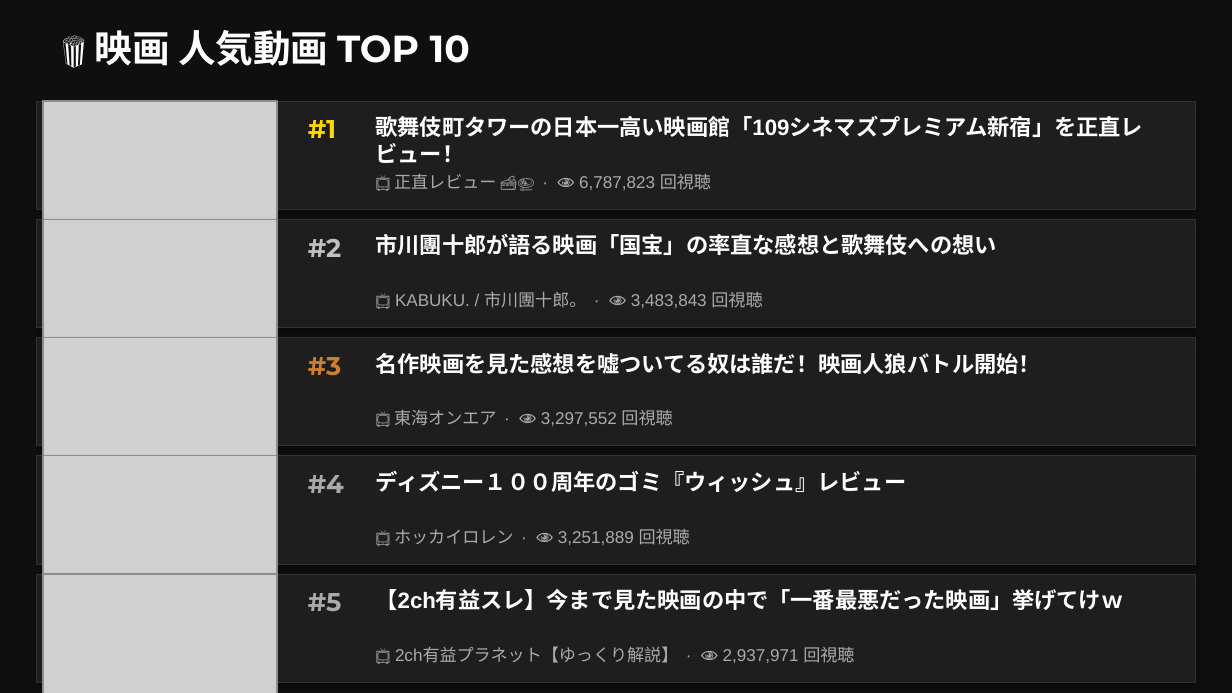
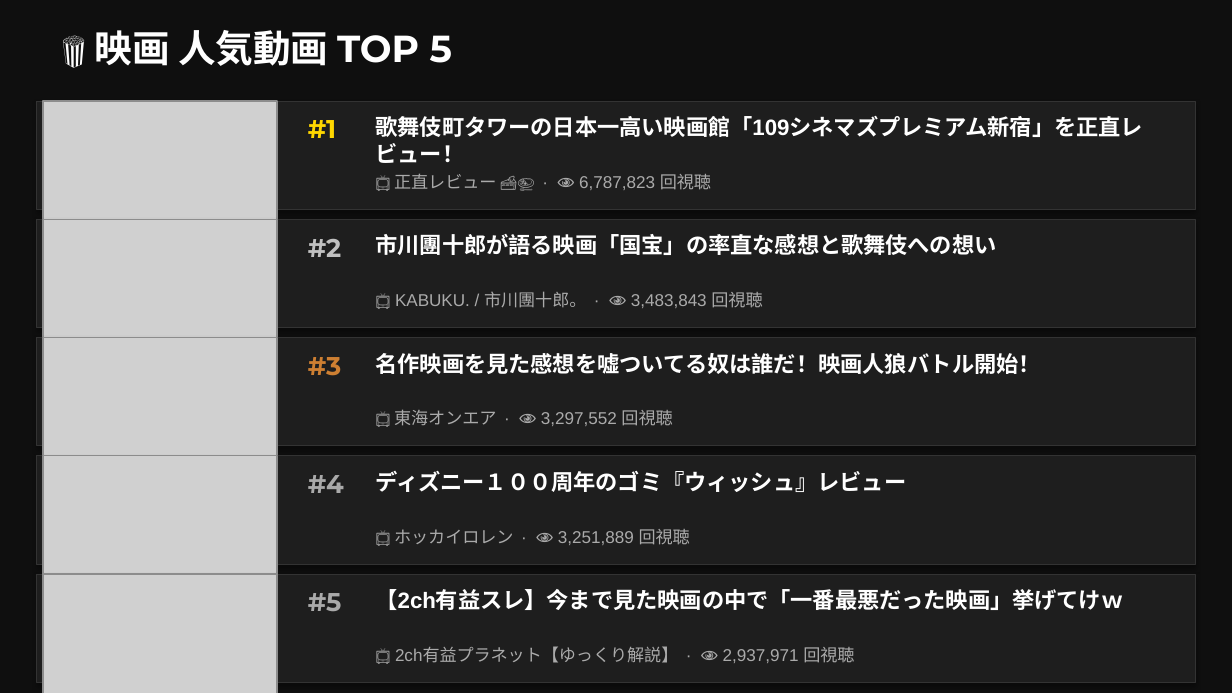
Before and after one commit to asaneasaburo0910-hub/youtube-crawler, a slide deck: slide 15 of youtube_ranking_20260509.pptx (slide 7 before the commit). Drawn at 1232x693 pixels with LibreOffice and Linux fonts; fonts in the diff are those of the drawing; grey boxes stand for pictures. Boxes give left, top, right and bottom in pixels: in the first picture for what was removed or moved away, otherwise in the second. Text is boxed around its words. In the diff, an @@ line names an element or a change of style, - is before the commit and + after.

```diff
--- a/youtube_ranking_20260509.pptx
+++ b/youtube_ranking_20260509.pptx
@@ text at (94,30,452,66): text changed @@
-🍿 映画 人気動画 TOP 10
+🍿 映画 人気動画 TOP 5
```
Also in this commit, not shown: 4 other slides changed, 10 slides added, 2 slides removed.
